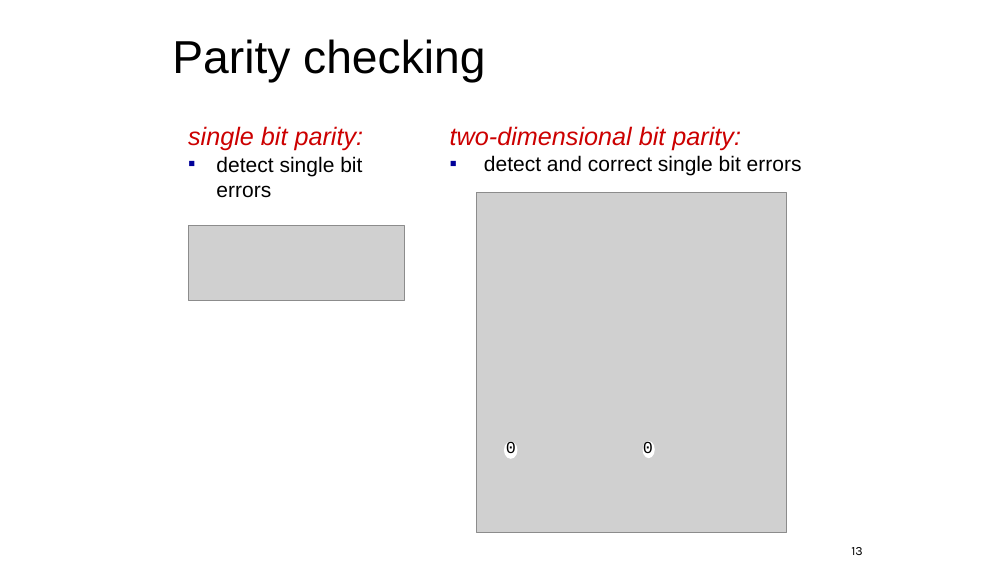
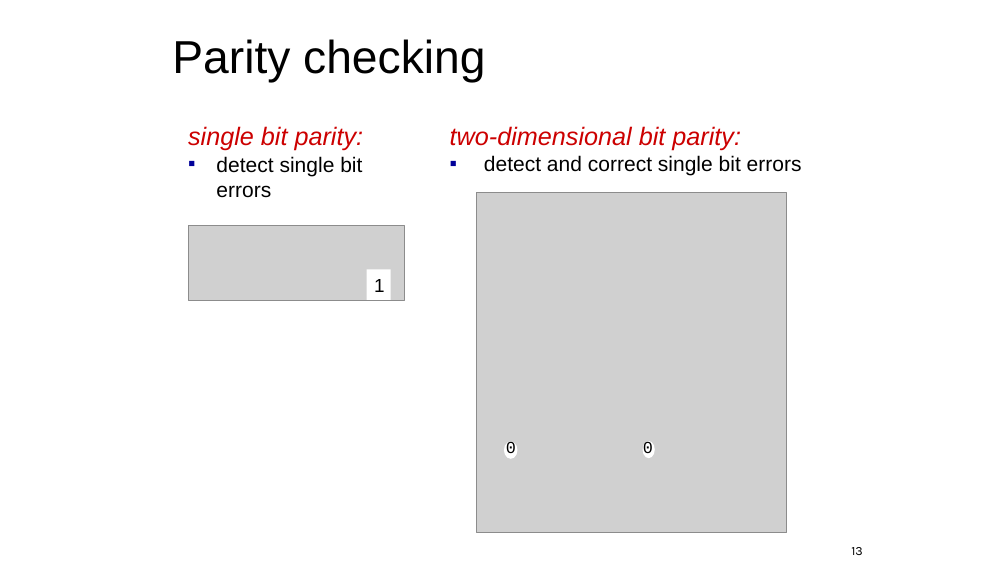
Before and after one commit to ngsrinivas/coursegen, a slide deck: slide 13 of ex/352-S20/lectures/19-link-layer.pptx. Drawn at 1008x567 pixels with LibreOffice and Linux fonts; fonts in the diff are those of the drawing; grey boxes stand for pictures. Boxes give left, top, right and bottom in pixels: in the first picture for what was removed or moved away, otherwise in the second. Text is boxed around its words. In the diff, an @@ line names an element or a change of style, - is before the commit and + after.

```diff
--- a/ex/352-S20/lectures/19-link-layer.pptx
+++ b/ex/352-S20/lectures/19-link-layer.pptx
@@ rectangle added at (367, 269, 391, 299), fill #FFFFFF, 18 pt, text #000000 @@
+1
```
Also in this commit, not shown: 3 other files.
